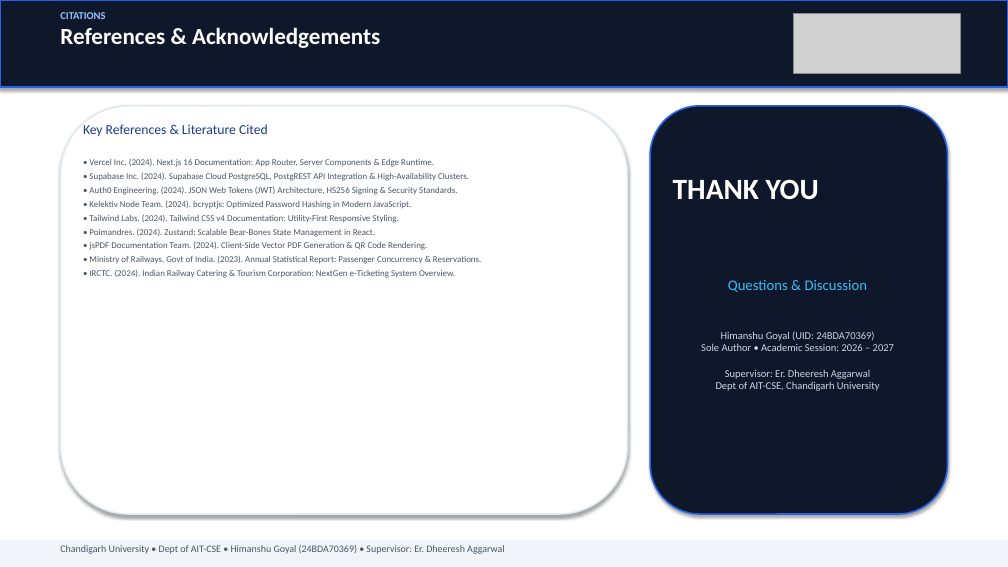
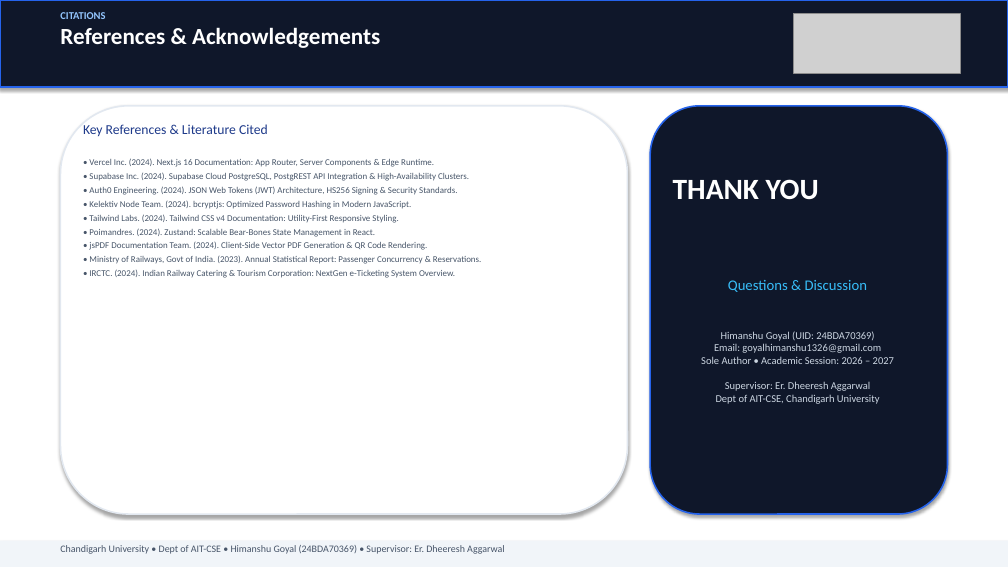
Before and after one commit to thehimanshugoyl/gaddvya_trainbooking, a slide deck: slide 19 of TRAIN_TICKET_BOOKING_SYSTEM_PRESENTATION.pptx. Drawn at 1008x567 pixels with LibreOffice and Linux fonts; fonts in the diff are those of the drawing; grey boxes stand for pictures. Boxes give left, top, right and bottom in pixels: in the first picture for what was removed or moved away, otherwise in the second. Text is boxed around its words. In the diff, an @@ line names an element or a change of style, - is before the commit and + after.

Commit message:
docs(author): update author email to goyalhimanshu1326@gmail.com and sync academic deliverables

```diff
--- a/TRAIN_TICKET_BOOKING_SYSTEM_PRESENTATION.pptx
+++ b/TRAIN_TICKET_BOOKING_SYSTEM_PRESENTATION.pptx
@@ text at (701, 331, 894, 404): text changed @@
-Himanshu Goyal (UID: 24BDA70369)
-Sole Author • Academic Session: 2026 – 2027
-Supervisor: Er. Dheeresh Aggarwal
-Dept of AIT-CSE, Chandigarh University
+Himanshu Goyal (UID: 24BDA70369)
+Email: goyalhimanshu1326@gmail.com
+Sole Author • Academic Session: 2026 – 2027
+Supervisor: Er. Dheeresh Aggarwal
+Dept of AIT-CSE, Chandigarh University
```
Also in this commit, not shown: 7 other files.
